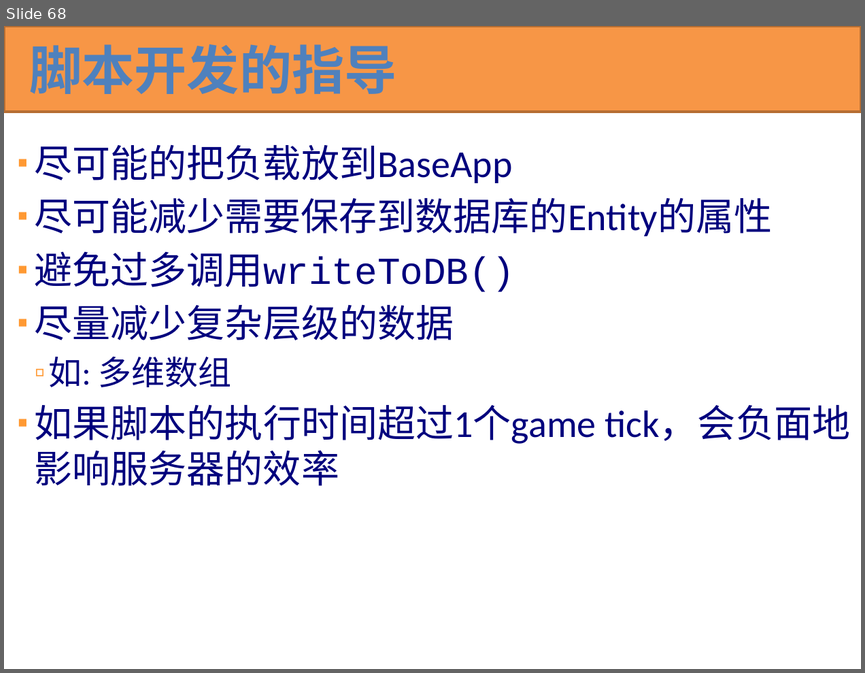
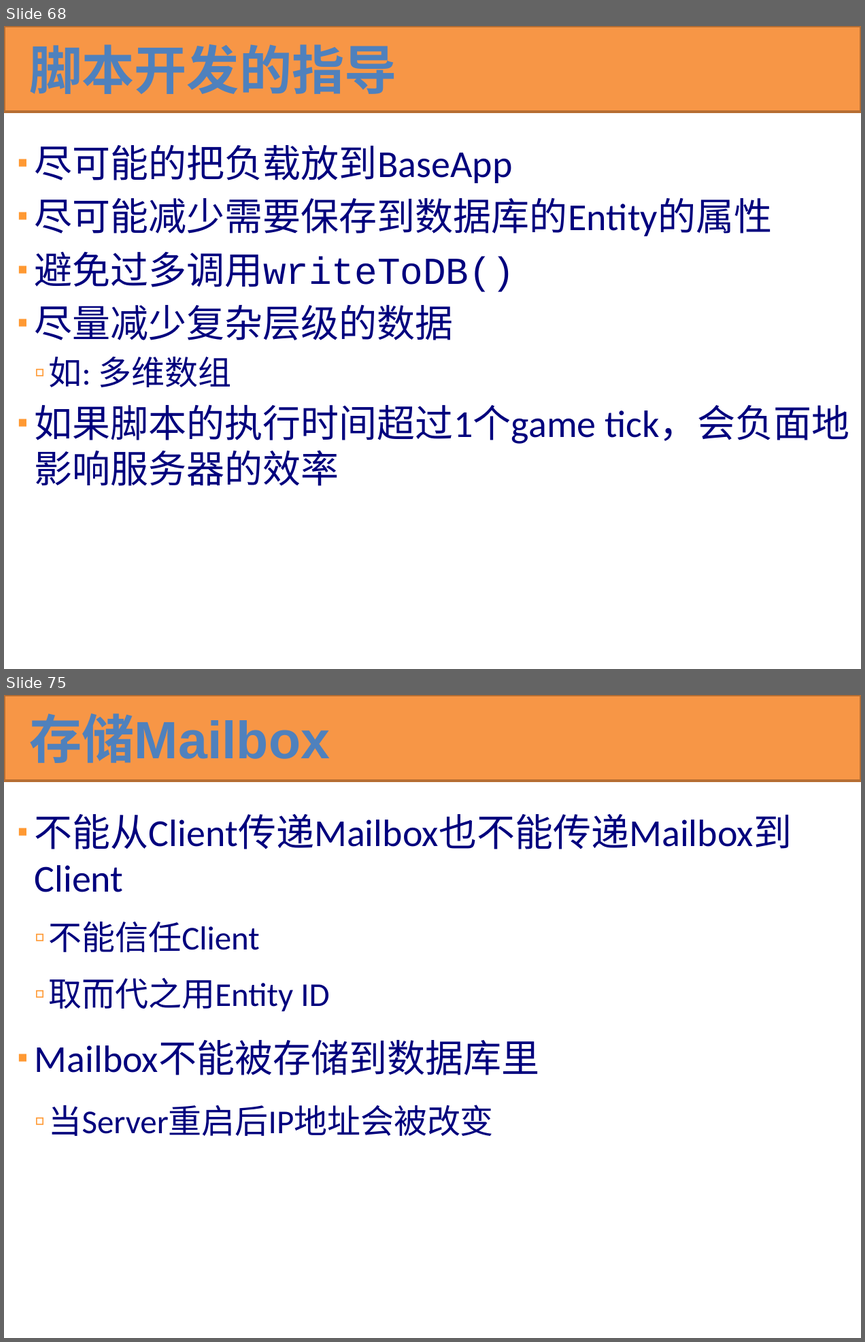
Before and after one commit to kbengine/kbengine_docs, a slide deck: KBEngine技术预览.pptx. Shown one above the other, each under a label of ours: slide 68 before the commit, slides 68 and 75 after it; the slides between them are not shown. The pictures are 865x673 and 865x1342 pixels, drawn with LibreOffice and Linux fonts; fonts in the diff are those of the drawing. Boxes give left, top, right and bottom in pixels: in the first picture for what was removed or moved away, otherwise in the second. Text is boxed around its words. In the diff, an @@ line names an element or a change of style, - is before the commit and + after.

```diff
--- a/KBEngine技术预览.pptx
+++ b/KBEngine技术预览.pptx
@@ slide 75 added at bbox=[4, 695, 861, 1338], background #FFFFFF @@
@@ rectangle added at bbox=[4, 695, 861, 781], fill #F79646, outline #B76F34 2 pt @@
@@ title added at bbox=[29, 713, 330, 763], 44.1 pt, text #4F81BD, bold @@
+存储Mailbox
@@ text added at bbox=[35, 814, 792, 1136], 32 pt, text #00007D @@
+▪ 不能从Client传递Mailbox也不能传递Mailbox到Client
+  ▫ 不能信任Client
+  ▫ 取而代之用Entity ID
+▪ Mailbox不能被存储到数据库里
+  ▫ 当Server重启后IP地址会被改变
```
Also in this commit, not shown: 1 slide changed, 13 other slides added.
